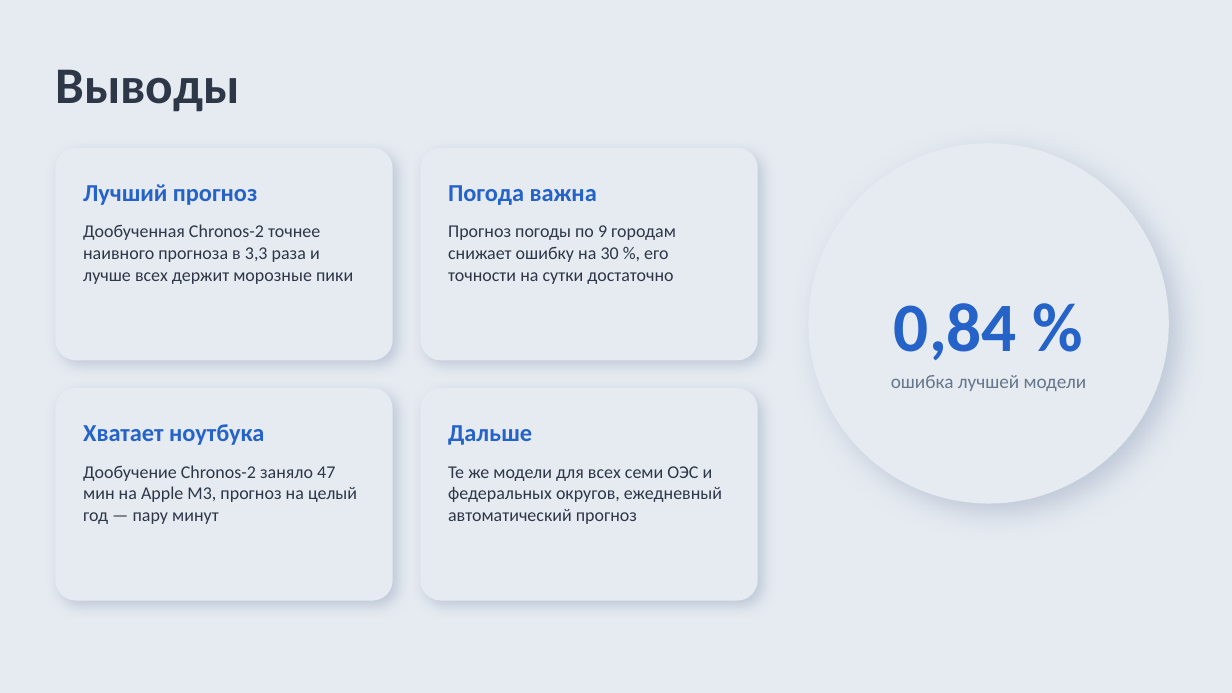
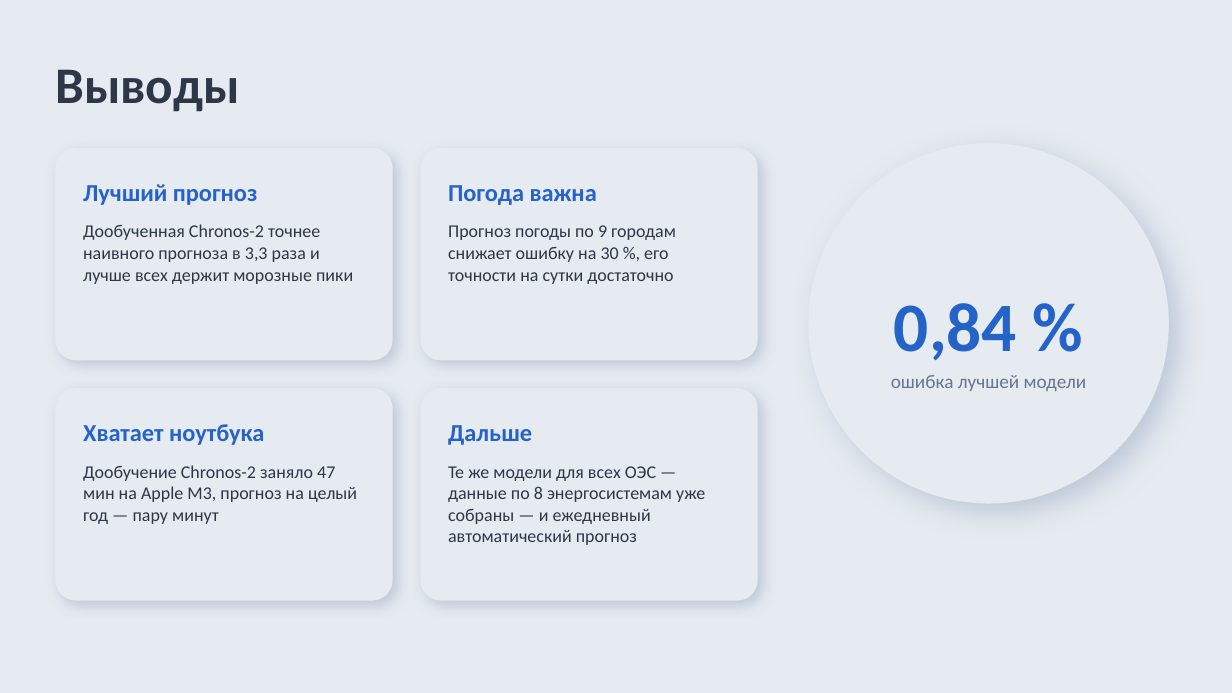
Before and after one commit to Nematzhanov/rosseti, a slide deck: slide 18 of deck/Прогноз потребления ОЭС СЗ — неоморфизм.pptx (slide 14 before the commit). Drawn at 1232x693 pixels with LibreOffice and Linux fonts; fonts in the diff are those of the drawing. Boxes give left, top, right and bottom in pixels: in the first picture for what was removed or moved away, otherwise in the second. Text is boxed around its words. In the diff, an @@ line names an element or a change of style, - is before the commit and + after.

```diff
--- a/deck/Прогноз потребления ОЭС СЗ — неоморфизм.pptx
+++ b/deck/Прогноз потребления ОЭС СЗ — неоморфизм.pptx
@@ text at [448,466,705,545]: text changed @@
-Те же модели для всех семи ОЭС и федеральных округов, ежедневный автоматический прогноз
+Те же модели для всех ОЭС — данные по 8 энергосистемам уже собраны — и ежедневный автоматический прогноз
```
Also in this commit, not shown: 4 other slides changed, 6 slides added, 2 slides removed, 5 other files.
